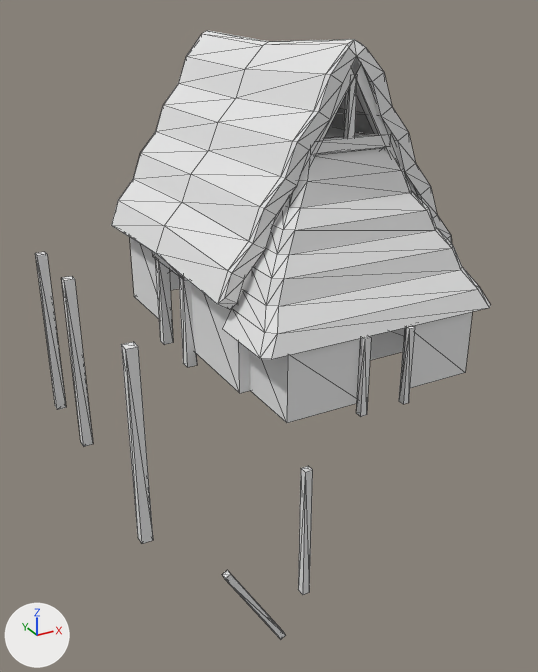
Before and after pictures for a commit that changed the COLLADA model binaries/data/mods/public/art/meshes/structural/kart_embassy_celtic.dae.
Rendered twice from a 50 mm camera at (-0.137, -0.245, 0.12) aimed at (0.006, 0.013, -0.009). Every picture has the same lights, and +X, +Y and +Z are marked at lower left. Mesh edges are drawn as thin lines.

The first picture shows 'EmbasCelt'.
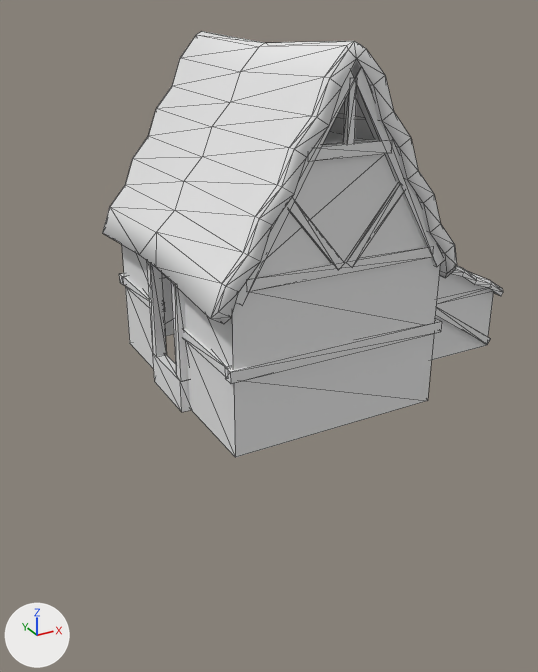
Patch to the scene script:
```diff
--- a/binaries/data/mods/public/art/meshes/structural/kart_embassy_celtic.dae.py
+++ b/binaries/data/mods/public/art/meshes/structural/kart_embassy_celtic.dae.py
@@ me_embascelt_geometry @@
-me_embascelt_geometry.from_pydata(...)  # 393 vertices, 609 faces; spans x -0.077..0.054, y -0.069..0.07, z -0.194..0.112
+me_embascelt_geometry.from_pydata(...)  # 401 vertices, 598 faces; spans x -0.05..0.076, y -0.054..0.06, z -0.02..0.112
+# me_embascelt_geometry part 1: the loose piece of 8 vertices spanning x -0.031..0.042, y -0.042..-0.038, z 0.04..0.044 is moved by (-0.007, -0.01, 0.0)
+# me_embascelt_geometry part 2: the loose piece of 8 vertices spanning x 0.004..0.007, y -0.042..-0.039, z 0.082..0.102 is moved by (-0.007, -0.01, 0.0)
+# me_embascelt_geometry part 3: the loose piece of 8 vertices spanning x -0.01..0.021, y -0.043..-0.039, z 0.078..0.082 is moved by (-0.007, -0.01, 0.0)
+# me_embascelt_geometry part 4: the loose piece of 8 vertices spanning x 0.003..0.048, y -0.042..-0.038, z 0.036..0.107 is moved by (-0.007, -0.01, 0.0)
+# me_embascelt_geometry part 5: the loose piece of 8 vertices spanning x -0.036..0.008, y -0.042..-0.038, z 0.036..0.107 is moved by (-0.007, -0.01, 0.0)
+# me_embascelt_geometry part 6: the loose piece of 8 vertices spanning x -0.039..-0.035, y 0.023..0.027, z -0.007..0.03 is scaled about its middle by (1, 1, 1.18), then moved by (-0.007, -0.01, 0.003)
+# me_embascelt_geometry part 7: the loose piece of 8 vertices spanning x -0.039..-0.035, y -0.002..0.002, z -0.007..0.03 is scaled about its middle by (1, 1, 1.18), then moved by (-0.007, -0.01, 0.003)
+# me_embascelt_geometry part 8: a new loose piece, a box spanning x -0.0445..0.0426, y -0.0522..-0.0481, z 0.0101..0.0142, in mat_celt_struct_1_dds (its picture is missing)
+# me_embascelt_geometry part 9: a new loose piece, a box spanning x -0.0445..0.0426, y 0.054..0.0581, z 0.0101..0.0142, in mat_celt_struct_1_dds (its picture is missing)
+# me_embascelt_geometry part 10: a new loose piece, a box spanning x -0.044..-0.0399, y 0.0164..0.0544, z 0.0103..0.014, in mat_celt_struct_1_dds (its picture is missing)
+# me_embascelt_geometry part 11: a new loose piece, a box spanning x -0.044..-0.0399, y -0.049..-0.011, z 0.0103..0.014, in mat_celt_struct_1_dds (its picture is missing)
+# me_embascelt_geometry part 12: the loose piece of 133 vertices spanning x -0.043..0.054, y -0.044..0.07, z 0.031..0.112 is rebuilt with 136 vertices and now spans x -0.05..0.048, y -0.054..0.06, z 0.031..0.112
+# me_embascelt_geometry part 13: the loose piece of 18 vertices spanning x -0.036..0.047, y -0.041..0.067, z -0.001..0.08 is rebuilt with 18 vertices and now spans x -0.043..0.04, y -0.051..0.057, z 0.012..0.08
+# me_embascelt_geometry part 14: a new loose piece of 30 vertices spanning x 0.045..0.076, y -0.049..0.056, z 0.017..0.035, in mat_celt_struct_1_dds (its picture is missing)
+# me_embascelt_geometry part 15: a new loose piece of 20 vertices spanning x 0.04..0.073, y -0.047..0.053, z -0.004..0.035, in mat_celt_struct_1_dds (its picture is missing)
+# me_embascelt_geometry part 16: a new loose piece of 14 vertices spanning x -0.043..0.04, y -0.051..0.057, z -0.019..0.011, in mat_celt_struct_1_dds (its picture is missing)
+# me_embascelt_geometry part 17: 9 loose pieces with 70 vertices, spanning x -0.077..0.024, y -0.069..0.069, z -0.194..0.033, are deleted
+# me_embascelt_geometry part 18: 60 vertices removed from x -0.041..0.052, y -0.067..-0.039, z -0.001..0.078; 31 vertices added at x -0.046..0.073, y -0.052..0.017, z -0.02..0.068
 me_embascelt_geometry.materials.append(mat_celt_struct_1_dds)
```

Boxes (x1, y1, x2, y2) around the edits, measured in the pictures (538 x 672 px; the box of a moved part takes in the faces that stretch with it):
'EmbasCelt', reshaped (12% narrower, 30% shorter): before (35, 30, 490, 639); after (102, 31, 503, 457)
part 1 of me_embascelt_geometry, moved or reshaped (not visible before): after (249, 246, 432, 292)
part 2 of me_embascelt_geometry, moved or reshaped: before (343, 77, 357, 137); after (343, 81, 357, 144)
part 3 of me_embascelt_geometry, moved or reshaped: before (310, 133, 391, 155); after (308, 139, 392, 162)
part 4 of me_embascelt_geometry, moved or reshaped: before (351, 62, 418, 197); after (351, 61, 443, 267)
part 5 of me_embascelt_geometry, moved or reshaped: before (242, 58, 360, 291); after (236, 61, 360, 305)
part 6 of me_embascelt_geometry, moved or reshaped: before (155, 259, 173, 345); after (147, 261, 167, 356)
part 7 of me_embascelt_geometry, moved or reshaped: before (179, 277, 197, 367); after (171, 282, 188, 381)
part 8 of me_embascelt_geometry, added: after (225, 319, 442, 384)
part 9 of me_embascelt_geometry, added: after (119, 273, 166, 285)
part 10 of me_embascelt_geometry, added: after (124, 276, 165, 311)
part 11 of me_embascelt_geometry, added: after (183, 328, 228, 376)
part 12 of me_embascelt_geometry, rebuilt: before (111, 30, 452, 310); after (102, 31, 457, 324)
part 13 of me_embascelt_geometry, rebuilt: before (130, 126, 404, 393); after (122, 131, 441, 370)
part 14 of me_embascelt_geometry, added: after (451, 266, 503, 296)
part 15 of me_embascelt_geometry, added: after (432, 274, 494, 360)
part 16 of me_embascelt_geometry, added: after (125, 278, 434, 457)
part 17 of me_embascelt_geometry, deleted: before (35, 251, 415, 639)
part 18 of me_embascelt_geometry, moved or reshaped: before (223, 148, 490, 388); after (153, 184, 490, 412)
